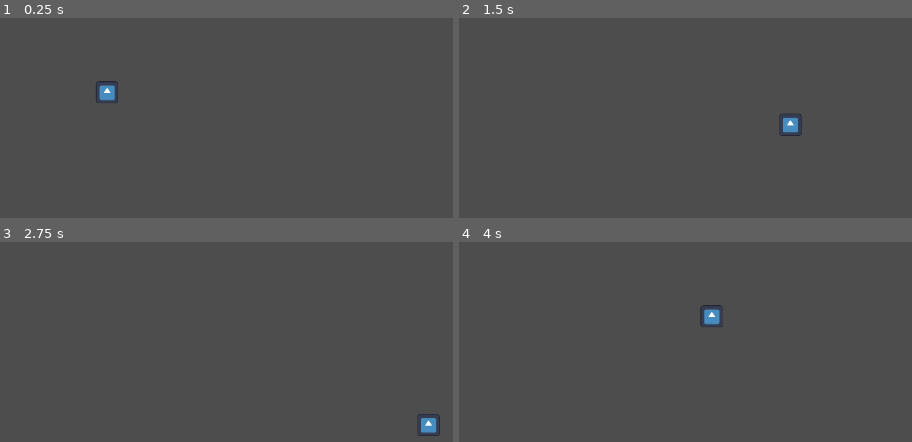
Above: before the commit, frames 1-4 (two rows, left to right).
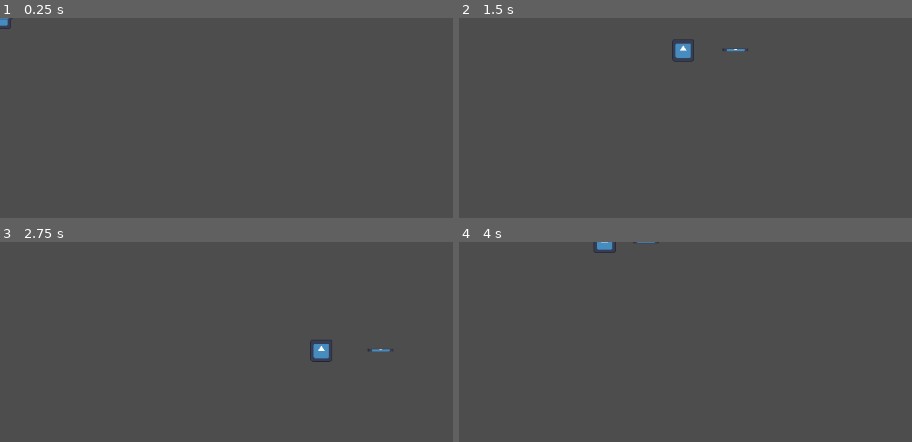
Above: after the commit, the same moments.

Repository: JacksonUl/Infernum
Game: Godot game, scene res://Scenes/Character.tscn
Same seed, same stepped clock (60 frames per second), same inputs: the game is played once before the commit and once after it. The project has no main scene, so this scene is started directly. The engine's default icon, where the game draws it, is replaced by a stand-in: a white triangle on a blue panel in a dark square.
Inputs (mouse positions are in pixels of both pictures, inside the frame that each line leads up to):
- Up to frame 1 (0.25 s): no input
- Up to frame 2 (1.5 s): tap Enter at 0.5 s; move the mouse to (outside the picture) at 0.52 s; hold Right (Move_Right) 0.53-1.28 s; hold Space (Dash) 0.53-1.28 s; click (outside the picture) at 0.67 s; move the mouse to (outside the picture) at 1.27 s; hold Down (Move_Down) from 1.28 s (still down); tap Shift (Sprint) at 1.35 s; click (outside the picture) at 1.42 s
- Up to frame 3 (2.75 s): move the mouse to (outside the picture) at 2.02 s; release Down (Move_Down) at 2.03 s; hold Right (Move_Right) from 2.03 s (still down); hold Space (Dash) from 2.03 s (still down); click (outside the picture) at 2.17 s
- Up to frame 4 (4 s): move the mouse to (outside the picture) at 2.77 s; release Right (Move_Right) at 2.78 s; release Space (Dash) at 2.78 s; hold Up (Move_Up) 2.78-3.53 s; tap Shift (Sprint) at 2.85 s; click (outside the picture) at 2.92 s; move the mouse to (outside the picture) at 3.52 s; hold Left (Move_Left) from 3.53 s (still down); hold Space (Dash) from 3.53 s (still down); click (outside the picture) at 3.67 s

The runs differ from the first frame. In frame 1, 0.5% of the frame differs, in the area x 0-27%, y 0-43%; in frame 2, 0.7%; in frame 3, 0.7%, in the area x 68-98%, y 49-97%; in frame 4, 0.6%.

Commit message:
Initial Sword [does not work]

Diff:
--- a/Scenes/Character.tscn
+++ b/Scenes/Character.tscn
@@ -1,7 +1,8 @@
-[gd_scene load_steps=4 format=3 uid="uid://cjctvnkne043w"]
+[gd_scene load_steps=5 format=3 uid="uid://cjctvnkne043w"]
 
 [ext_resource type="Script" path="res://Scripts/PlayerCharacter.gd" id="1_547rp"]
 [ext_resource type="Texture2D" uid="uid://byytfwdgennfn" path="res://Assets/Tiles/icon.svg" id="2_re04n"]
+[ext_resource type="PackedScene" uid="uid://dcmto1kwlirfg" path="res://Scenes/sword.tscn" id="3_utxwv"]
 
 [sub_resource type="RectangleShape2D" id="RectangleShape2D_gwlbx"]
 size = Vector2(128, 128)
@@ -11,9 +12,11 @@
 script = ExtResource("1_547rp")
 
 [node name="PCHitbox" type="CollisionShape2D" parent="."]
-position = Vector2(618, 430)
+position = Vector2(2.08165e-12, 2.08165e-12)
 shape = SubResource("RectangleShape2D_gwlbx")
 
 [node name="PCSprite" type="Sprite2D" parent="."]
-position = Vector2(618, 430)
+position = Vector2(2.08165e-12, 2.08165e-12)
 texture = ExtResource("2_re04n")
+
+[node name="Sword" parent="." instance=ExtResource("3_utxwv")]
--- /dev/null
+++ b/Scenes/sword.tscn
@@ -0,0 +1,19 @@
+[gd_scene load_steps=3 format=3 uid="uid://dcmto1kwlirfg"]
+
+[ext_resource type="Texture2D" uid="uid://byytfwdgennfn" path="res://Assets/Tiles/icon.svg" id="1_ros4f"]
+
+[sub_resource type="RectangleShape2D" id="RectangleShape2D_755hd"]
+size = Vector2(146.5, 18.25)
+
+[node name="Sword" type="Node2D"]
+
+[node name="Art" type="Sprite2D" parent="."]
+position = Vector2(-0.999993, -2)
+scale = Vector2(1.15625, 0.140625)
+texture = ExtResource("1_ros4f")
+
+[node name="Area" type="Area2D" parent="."]
+
+[node name="Shape" type="CollisionShape2D" parent="Area"]
+position = Vector2(0, -1)
+shape = SubResource("RectangleShape2D_755hd")
--- a/Scripts/PlayerCharacter.gd
+++ b/Scripts/PlayerCharacter.gd
@@ -1,13 +1,17 @@
 
 extends CharacterBody2D
 
-
-
+var character_posX
+var character_posY
+var mouse_posX
+var mouse_posY
 var dashcooldown = 0
 var dashing = false
 var sprinting = false
 
+
 func _input(event):
+
 	if event.is_action_pressed("Move_Left"):
 		velocity.x = -200
 	if event.is_action_pressed("Move_Right"):
@@ -59,6 +63,20 @@
 	if event.is_action_released("Sprint"):
 		sprinting = false
 
+	#if event is InputEventMouseMotion:
+	character_posX = self.position.x
+	character_posY = self.position.y
+	mouse_posX = get_global_mouse_position().x
+	mouse_posY = get_global_mouse_position().y
+	if mouse_posX < character_posX:
+		$Sword.position.x = character_posX + 20
+	elif mouse_posX > character_posX:
+		$Sword.position.x = character_posX - 20
+
+
+	if event is InputEventMouseButton:
+		pass
+
 func _process(_delta):
 	velocity = velocity.normalized()
 	if dashing == true:
